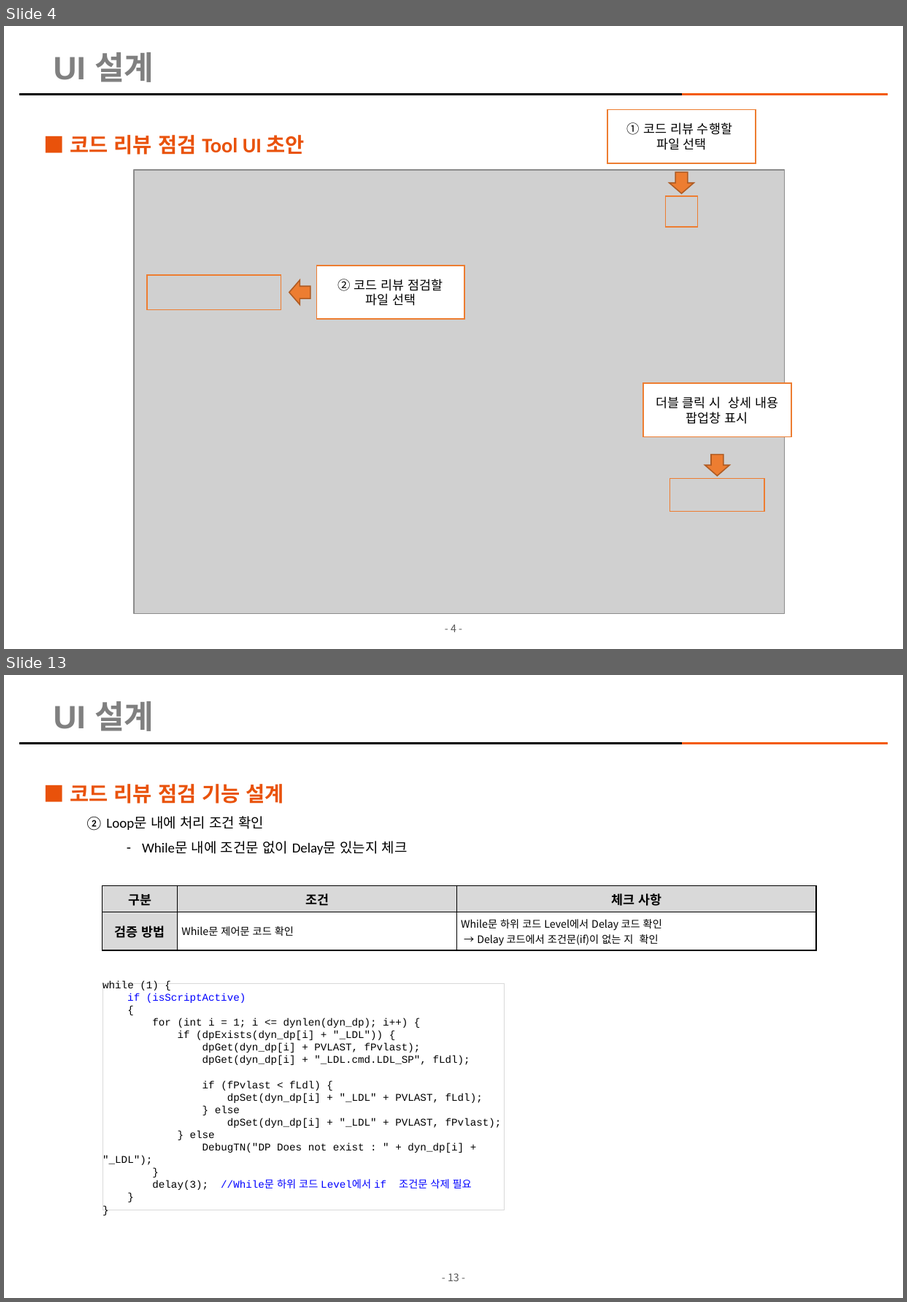
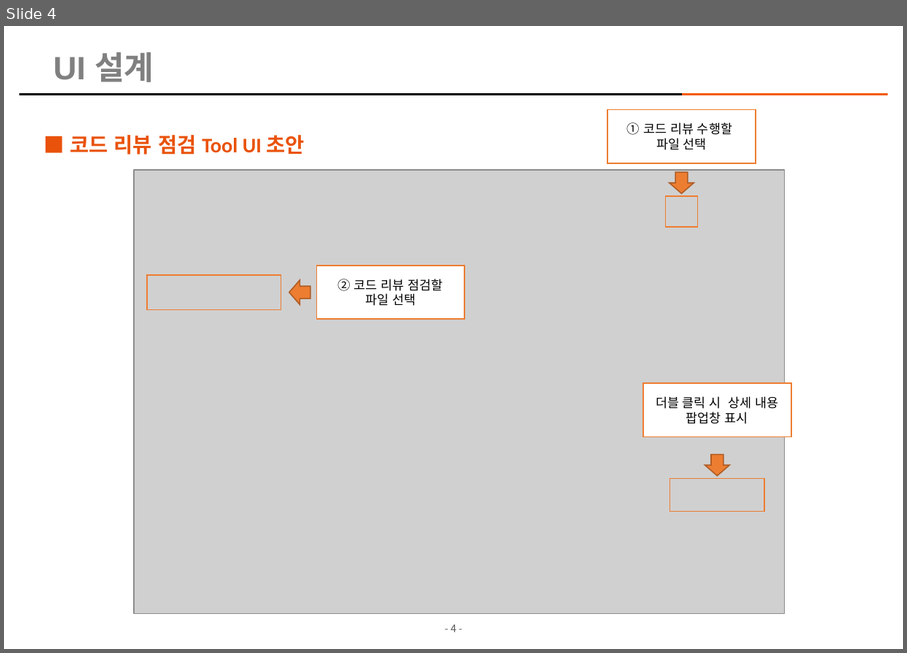
Before and after one commit to kimhopepa/PythonPjt, a slide deck: CodeReviewTool/doc/CodeReview_점검_Tool_개발계획서_rev06.pptx. Shown one above the other, each under a label of ours: slides 4 and 13 before the commit, slide 4 after it; the slides between them are not shown. The pictures are 907x1302 and 907x653 pixels, drawn with LibreOffice and Linux fonts; fonts in the diff are those of the drawing; grey boxes stand for pictures; background and template pictures are left out. Boxes give left, top, right and bottom in pixels: in the first picture for what was removed or moved away, otherwise in the second. Text is boxed around its words. In the diff, an @@ line names an element or a change of style, - is before the commit and + after.

```diff
--- a/CodeReviewTool/doc/CodeReview_점검_Tool_개발계획서_rev06.pptx
+++ b/CodeReviewTool/doc/CodeReview_점검_Tool_개발계획서_rev06.pptx
@@ slide 13 removed at box(4, 675, 903, 1298), background picture (left out); not listed: 3 template elements that a slide beside it also shows @@
@@ title removed at box(54, 701, 154, 731) @@
-UI 설계
@@ text removed at box(70, 784, 408, 855) @@
-■ 코드 리뷰 점검 기능 설계
-    ② Loop문 내에 처리 조건 확인
-      – While문 내에 조건문 없이 Delay문 있는지 체크
@@ table removed at box(103, 886, 818, 949), 2 rows, 3 columns @@
-구분 | 조건 | 체크 사항
-검증 방법 | While문 제어문 코드 확인 | While문 하위 코드 Level에서 Delay 코드 확인 → Delay 코드에서 조건문(if)이 없는 지 확인
@@ rectangle removed at box(103, 983, 505, 1210) @@
-while (1) {
-if (isScriptActive)
-{
-for (int i = 1; i <= dynlen(dyn_dp); i++) {
-if (dpExists(dyn_dp[i] + "_LDL")) {
-dpGet(dyn_dp[i] + PVLAST, fPvlast);
-dpGet(dyn_dp[i] + "_LDL.cmd.LDL_SP", fLdl);
-if (fPvlast < fLdl) {
-dpSet(dyn_dp[i] + "_LDL" + PVLAST, fLdl);
-} else
-dpSet(dyn_dp[i] + "_LDL" + PVLAST, fPvlast);
-} else
-DebugTN("DP Does not exist : " + dyn_dp[i] + "_LDL");
-}
-delay(3); //While문 하위 코드 Level에서 if 조건문 삭제 필요
-}
-}
```
Also in this commit, not shown: 6 slides changed, 5 slides added, 9 other slides removed, 7 other files.
